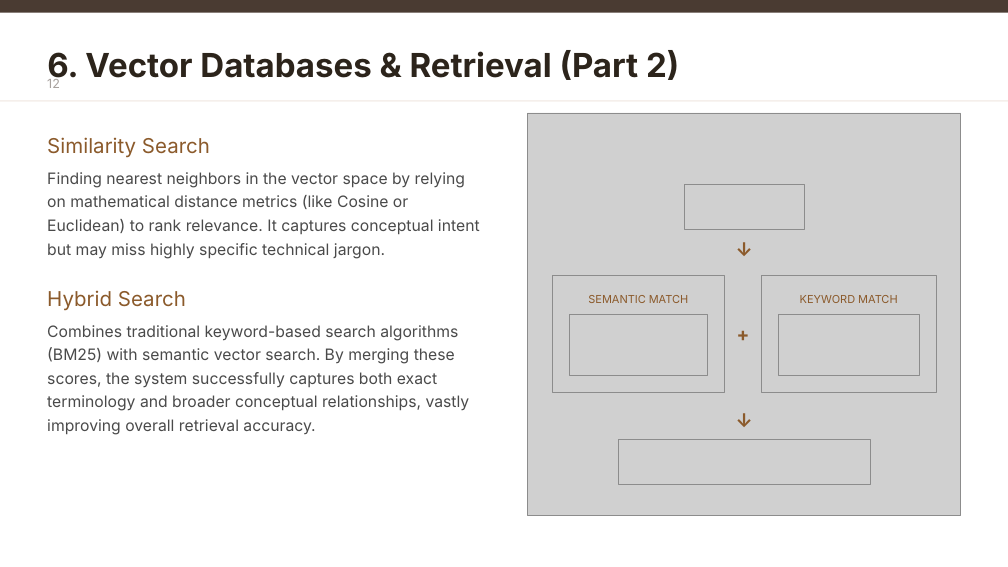
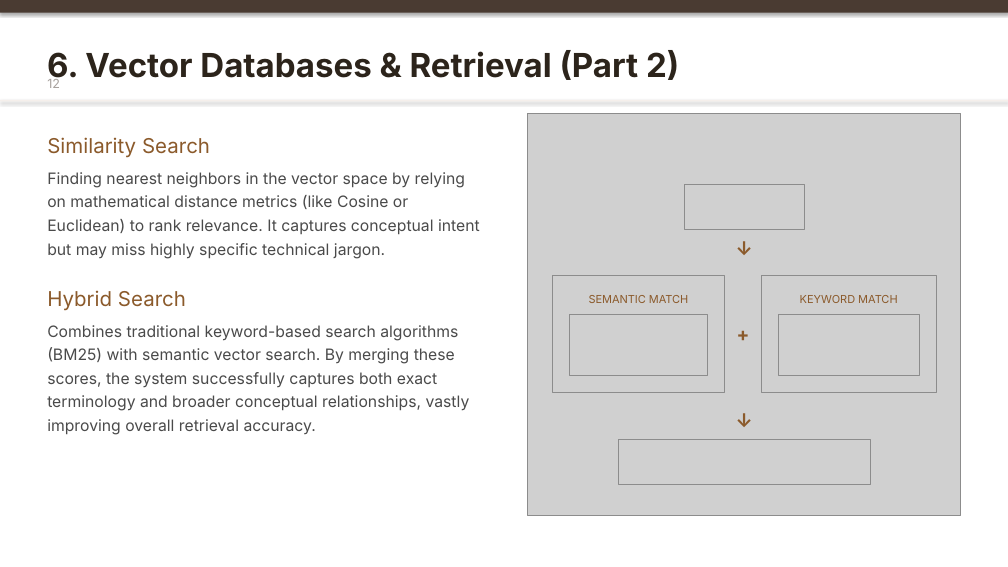
Before and after one commit to Eniyan-Ravi/Weekly_report, a slide deck: slide 13 of LLMs, RAG & Agents Concepts.pptx. Drawn at 1008x567 pixels with LibreOffice and Linux fonts; fonts in the diff are those of the drawing; grey boxes stand for pictures. Boxes give left, top, right and bottom in pixels: in the first picture for what was removed or moved away, otherwise in the second. Text is boxed around its words. In the diff, an @@ line names an element or a change of style, - is before the commit and + after.

```diff
--- a/LLMs, RAG & Agents Concepts.pptx
+++ b/LLMs, RAG & Agents Concepts.pptx
@@ rectangle at [0,0,1008,13]: shadow on @@
@@ rectangle at [0,100,1008,101]: shadow on @@
```
Also in this commit, not shown: 16 other slides changed.
